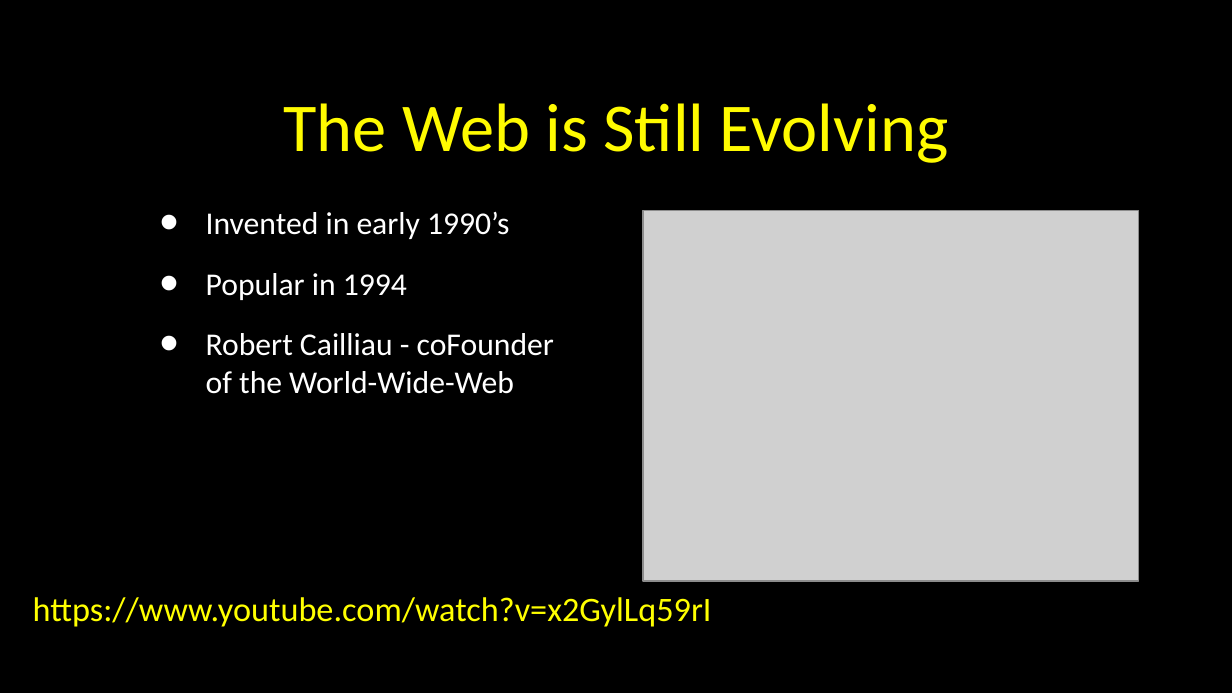
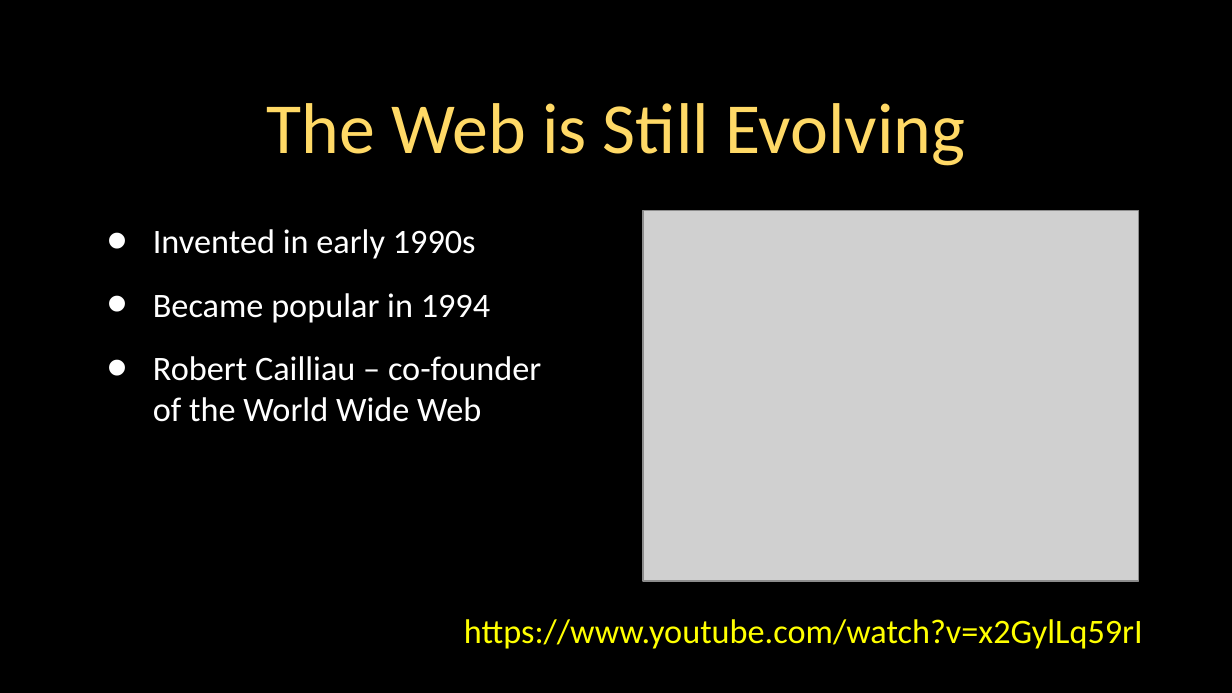
Before and after one commit to csev/wa4e, a slide deck: slide 4 of lectures/Web-02-HTML.ppt. Drawn at 1232x693 pixels with LibreOffice and Linux fonts; fonts in the diff are those of the drawing; grey boxes stand for pictures. Boxes give left, top, right and bottom in pixels: in the first picture for what was removed or moved away, otherwise in the second. Text is boxed around its words. In the diff, an @@ line names an element or a change of style, - is before the commit and + after.

```diff
--- a/lectures/Web-02-HTML.ppt
+++ b/lectures/Web-02-HTML.ppt
@@ title "The Web is Still Evolving" at <box>266,103,965,166</box>: size 40 to 42 pt, text colour #FFFB00 to #FFD966 @@
@@ text at <box>153,229,541,422</box>: text changed; size 18.5 to 20 pt @@
-• Invented in early 1990’s
-• Popular in 1994
-• Robert Cailliau - coFounder of the World-Wide-Web
+• Invented in early 1990s
+• Became popular in 1994
+• Robert Cailliau – co-founder of the World Wide Web
@@ text "https://www.youtube.com/watch?v=x2GylLq59rI": place and size @@
-text "https://www.youtube.com/watch?v=x2GylLq59rI" at <box>33,597,712,627</box>
+text "https://www.youtube.com/watch?v=x2GylLq59rI" at <box>464,619,1143,649</box>
```
Also in this commit, not shown: 28 other slides changed, 2 other files.
